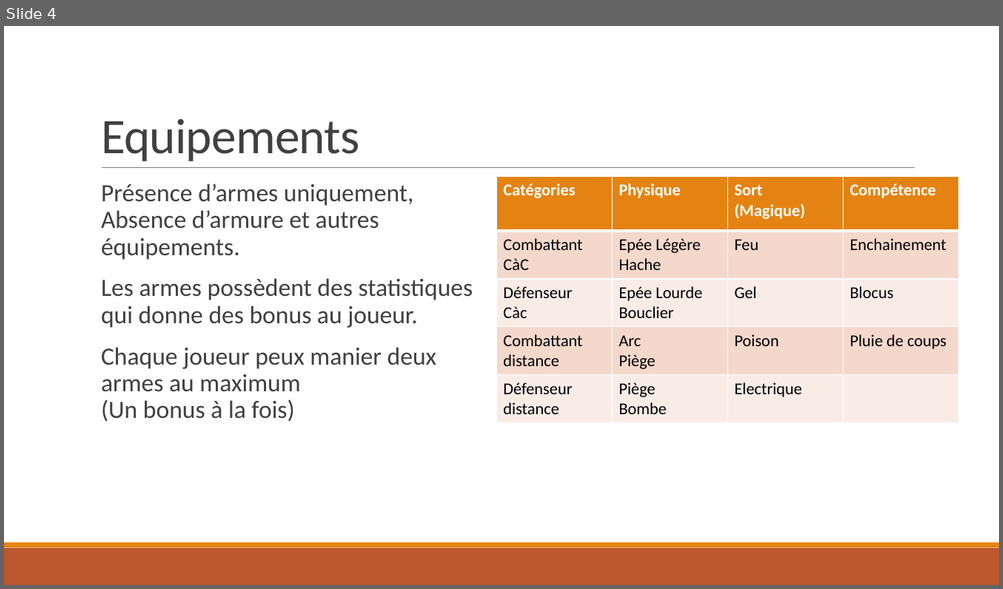
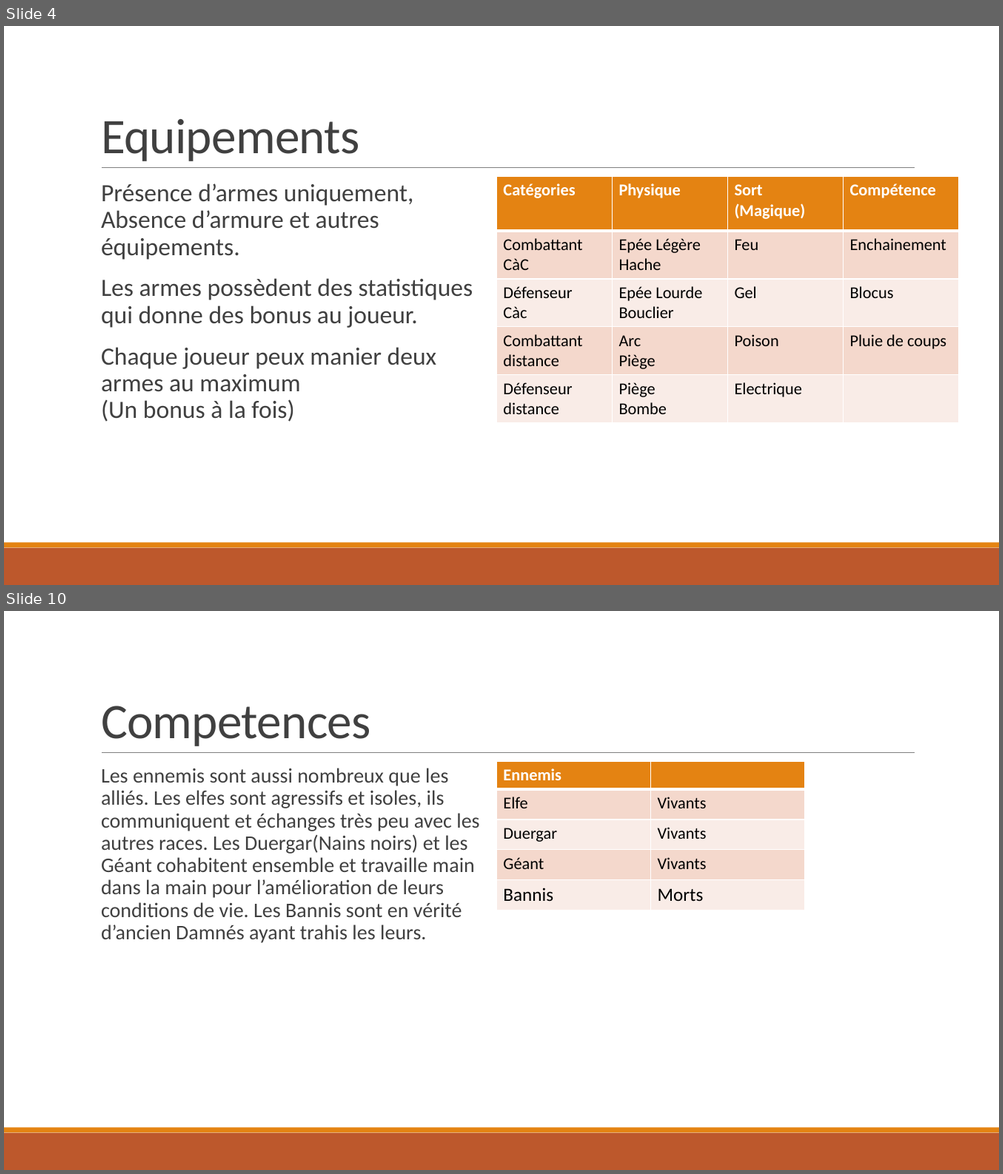
Before and after one commit to NCarrez/JdR-DeadSpells, a slide deck: 00 - Presentation.pptx. Shown one above the other, each under a label of ours: slide 4 before the commit, slides 4 and 10 after it; the slides between them are not shown. The pictures are 1003x589 and 1003x1174 pixels, drawn with LibreOffice and Linux fonts; fonts in the diff are those of the drawing. Boxes give left, top, right and bottom in pixels: in the first picture for what was removed or moved away, otherwise in the second. Text is boxed around its words. In the diff, an @@ line names an element or a change of style, - is before the commit and + after.

```diff
--- a/00 - Presentation.pptx
+++ b/00 - Presentation.pptx
@@ slide 10 added at (x1=4, y1=611, x2=999, y2=1170), background #FFFFFF; not listed: 3 template elements that a slide beside it also shows @@
@@ title added at (x1=101, y1=706, x2=371, y2=746), 48 pt, text #404040 @@
+Competences
@@ table added at (x1=496, y1=762, x2=804, y2=910), 5 rows, 2 columns @@
+Ennemis | 
+Elfe | Vivants
+Duergar | Vivants
+Géant | Vivants
+Bannis | Morts
@@ text added at (x1=101, y1=768, x2=479, y2=943), 20 pt, text #404040 @@
+  Les ennemis sont aussi nombreux que les alliés. Les elfes sont agressifs et isoles, ils communiquent et échanges très peu avec les autres races. Les Duergar(Nains noirs) et les Géant cohabitent ensemble et travaille main dans la main pour l’amélioration de leurs conditions de vie. Les Bannis sont en vérité d’ancien Damnés ayant trahis les leurs.
```
Also in this commit, not shown: 10 other slides added.
